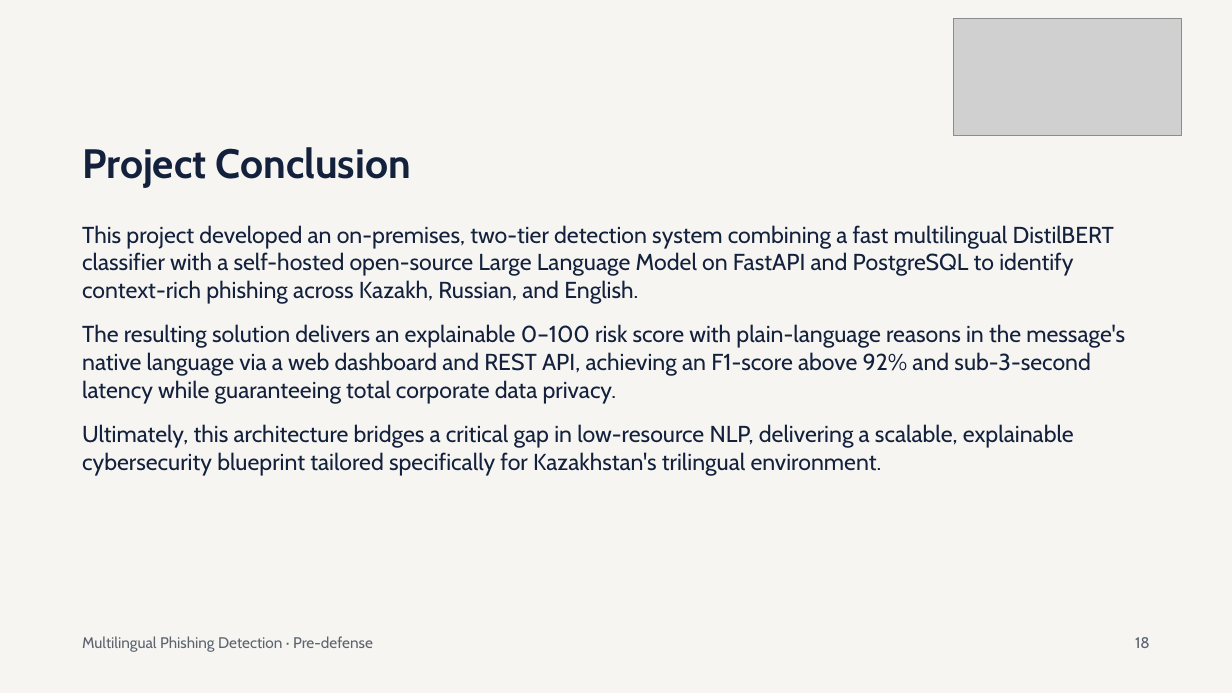
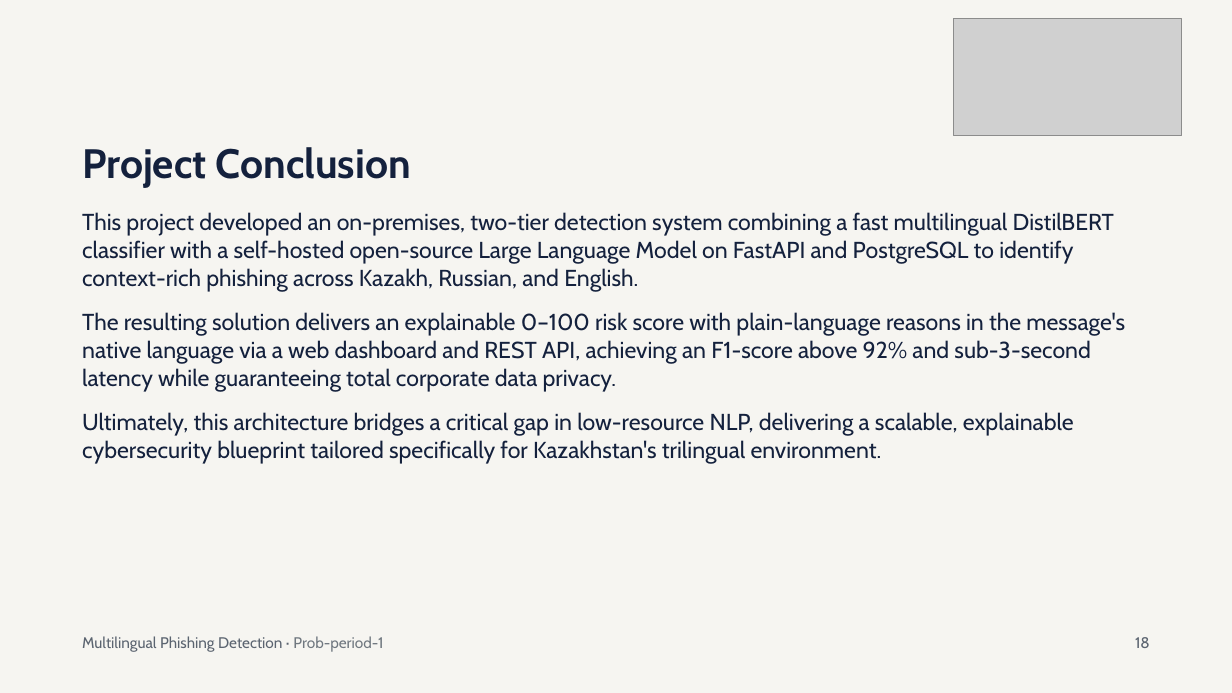
Before and after one commit to Islam-ITUni/multilingual-phishing-detection-llm, a slide deck: slide 18 of docs/presentation/prob-period-1.pptx. Drawn at 1232x693 pixels with LibreOffice and Linux fonts; fonts in the diff are those of the drawing; grey boxes stand for pictures. Boxes give left, top, right and bottom in pixels: in the first picture for what was removed or moved away, otherwise in the second. Text is boxed around its words. In the diff, an @@ line names an element or a change of style, - is before the commit and + after.

Commit message:
MPD-1: Update presentation

```diff
--- a/docs/presentation/prob-period-1.pptx
+++ b/docs/presentation/prob-period-1.pptx
@@ text "This project developed an on-premises, ...": place and size @@
-text "This project developed an on-premises, ..." at box(82, 225, 1125, 476)
+text "This project developed an on-premises, ..." at box(82, 212, 1125, 464)
@@ text at box(82, 636, 383, 652): text changed @@
-Multilingual Phishing Detection · Pre-defense
+Multilingual Phishing Detection · Prob-period-1
```
Also in this commit, not shown: 18 other slides changed.
